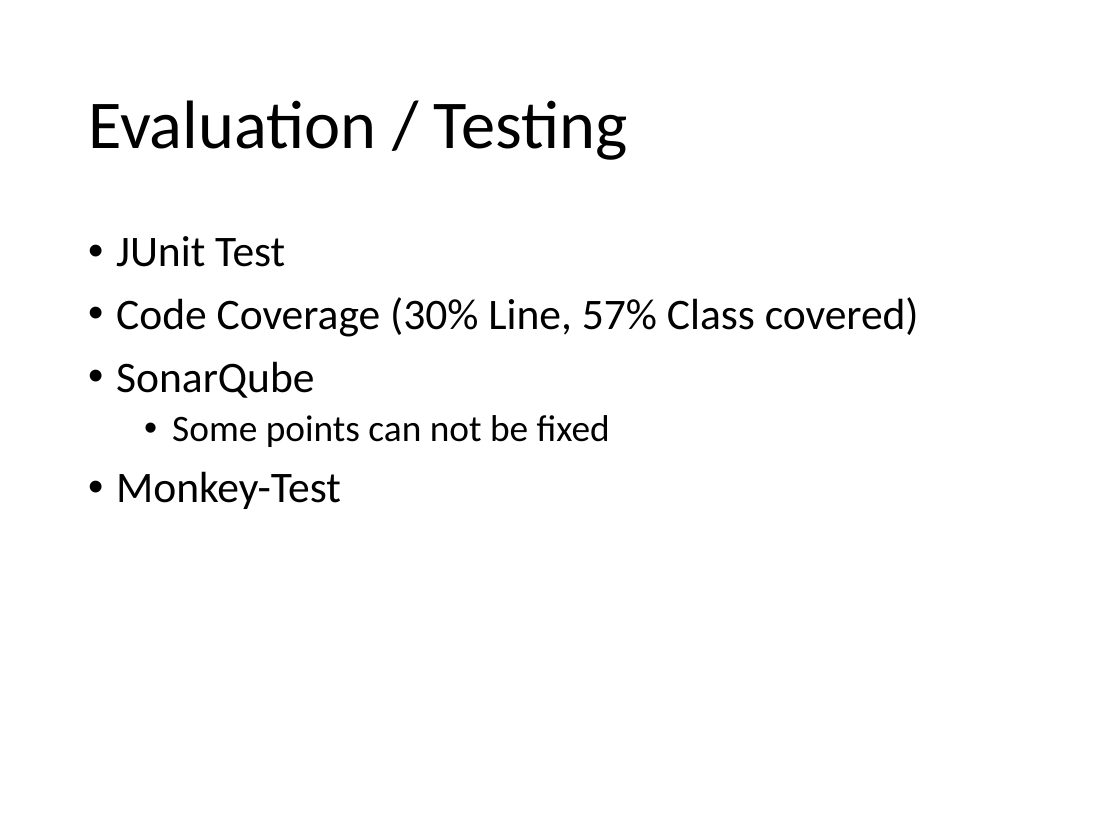
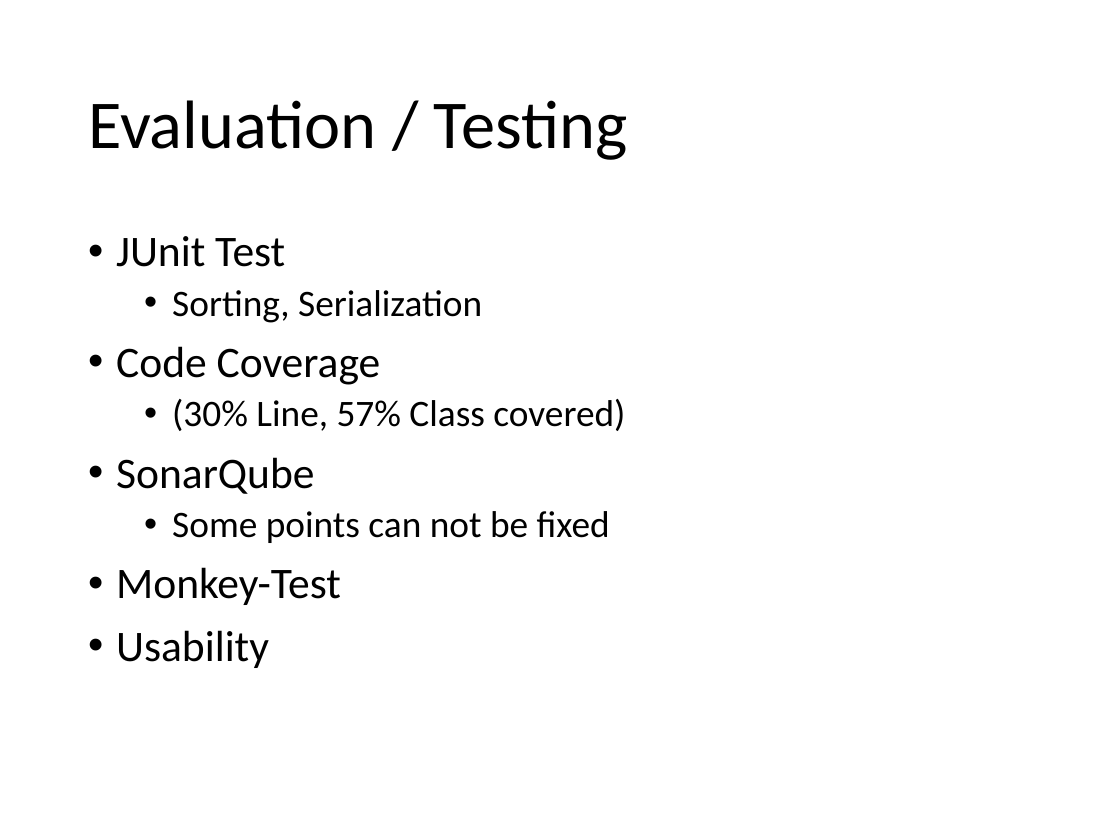
Before and after one commit to MSE-MobOP/Ski-Compass, a slide deck: slide 9 of Documents/Presentation/Presentation.pptx (slide 11 before the commit). Drawn at 1120x840 pixels with LibreOffice and Linux fonts; fonts in the diff are those of the drawing. Boxes give left, top, right and bottom in pixels: in the first picture for what was removed or moved away, otherwise in the second. Text is boxed around its words. In the diff, an @@ line names an element or a change of style, - is before the commit and + after.

```diff
--- a/Documents/Presentation/Presentation.pptx
+++ b/Documents/Presentation/Presentation.pptx
@@ text at box(116, 290, 625, 431): text changed; size 28 to 24 pt @@
-• Code Coverage (30% Line, 57% Class covered)
+  • Sorting, Serialization
+• Code Coverage
+  • (30% Line, 57% Class covered)
@@ text at box(116, 630, 269, 668): paragraph added @@
+• Usability
```
Also in this commit, not shown: 2 other slides changed, 2 slides removed.
